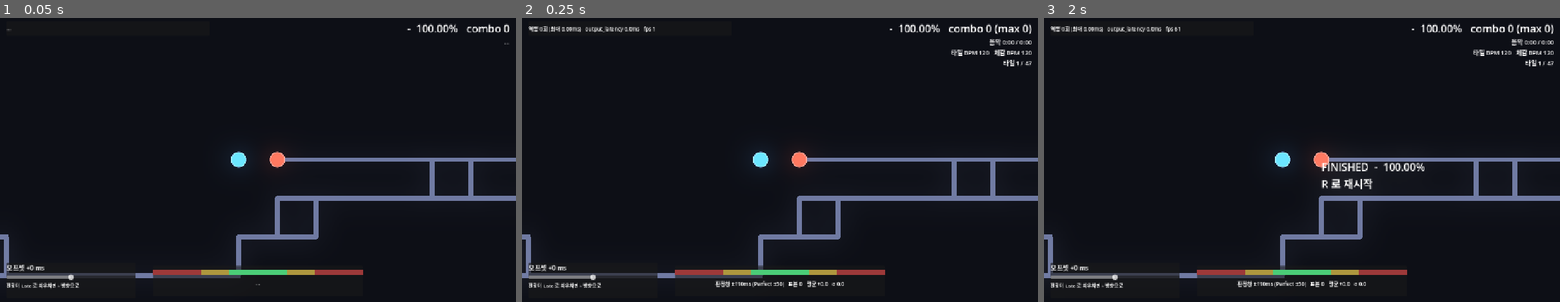
Above: before the commit, frames 1-3 (left to right).
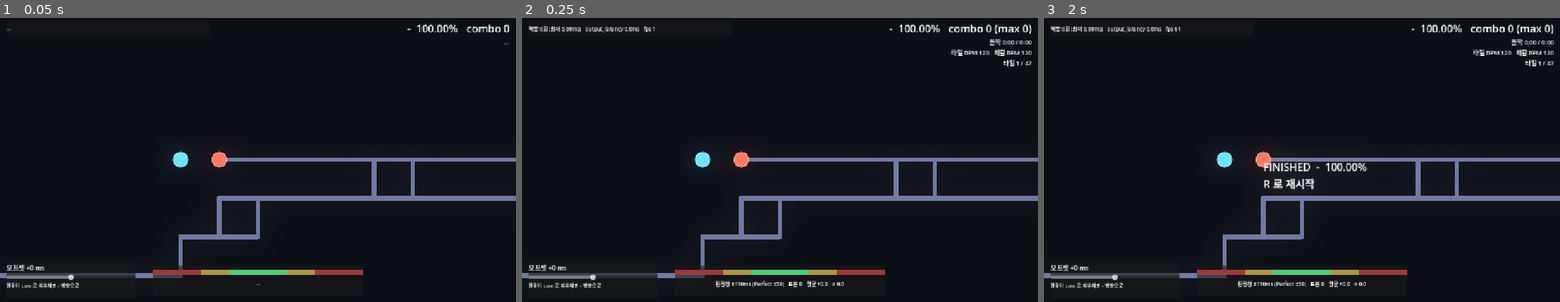
Above: after the commit, the same moments.

Repository: gook-lab/rhythm-godot
Game: Godot game, scene res://scenes/Main.tscn
The game is run twice, just before and just after one commit, with the same random seed, the same clock (stepped at 60 frames per second) and the same inputs. Sound files missing from this copy of the repository are replaced by a short silence.
Inputs:
- Up to frame 1 (0.05 s): no input
- Up to frame 2 (0.25 s): no input
- Up to frame 3 (2 s): tap Enter at 0.5 s; tap R at 0.6, 1.35 s; tap Space at 0.77, 1.52 s

The runs differ from the first frame. In frame 1, 2.6% of the frame differs, in the area x 0-92%, y 46-92%; in frame 2, 2.6%; in frame 3, 3.5%.

Commit message:
fix: 카메라가 위아래로 튀던 것 — 순간 위치 추적 -> 주변 타일 평균 (낭비 8.17x -> 2.65x)
직전 커밋에서 불연속을 잡으려고 두 행성 중점으로 바꿨는데, 중점은 축 주위로
반지름 48px 원을 그린다. 불연속을 없애고 진동을 만들었다.

네 안을 다 재고 골랐다. 지표 둘: 프레임당 이동량(불연속)과
경로 낭비 배수 = 실제 이동거리/순 이동거리(흔들림).

  카메라 타깃          프레임최대   낭비배수   행성거리
  타일 사이 직선 lerp   29.35px     5.86x     147px
  두 행성 중점           5.11px     8.17x      48px   <- 직전 커밋
  축(현재 타일)만       96.00px     6.50x      96px
  주변 타일 평균 ±2      3.09px     2.65x     194px   <- 채택

여기서 드러난 것: 셋 다 낭비배수가 5.9~8.2 였다. 즉 흔들림의 대부분은
카메라 알고리즘이 아니라 경로 자체다. demo 채보에 90도 4연속(사각형)이 두 번,
U턴이 세 번 있어서 길이 진짜로 되돌아온다. 순간 위치를 쫓는 한 뭘 써도 흔들린다.

-> 앞뒤 ±2 타일의 평균을 본다. 사각형 구간이면 사각형 중심에 머문다.
   창이 대칭이라 선행 시야도 자연히 생긴다.
   타일 사이는 u 로 연속 보간해서 타깃이 계단으로 뛰지 않게 했다.
   (보간 안 하면 프레임당 192~384px 점프한다)

창 크기 트레이드오프도 쟀다:
  ±1 -> 4.07x / 162px · ±2 -> 3.32x / 194px · ±3 -> 3.10x / 242px
크게 잡을수록 차분하지만 행성이 화면 중심에서 멀어진다. ±2 채택.

교훈: 지표 하나만 보면 한쪽을 고치면서 다른 쪽을 망친다.
중점은 '프레임당 이동량'만 보면 최고였는데 실제로는 가장 많이 흔들렸다.

회귀 가드: SmokeRunner 가 낭비배수 4.0 초과면 실패시킨다.
안 쓰게 된 PlanetPair.midpoint() 제거.

단위테스트 85/85 · 스모크 PASS (최대 3.55px · 낭비 2.65x)

Diff:
--- a/scripts/Main.gd
+++ b/scripts/Main.gd
@@ -13,6 +13,11 @@
 ##   Miss 는 이벤트가 없는 유일한 판정이라 시간을 감시하는 주체가 따로 있어야 한다.
 
 const TILE_SPACING := 96.0
+
+## 카메라가 평균낼 타일 범위(앞뒤). 크면 차분하지만 행성이 화면 중심에서 멀어진다.
+## 실측(창 / 낭비배수 / 행성까지 최대거리):
+##   ±1 -> 4.07x / 162px · ±2 -> 3.32x / 194px · ±3 -> 3.10x / 242px
+const CAMERA_WINDOW := 2
 
 @export var chart: Chart
 
@@ -89,7 +94,7 @@
 	# 카메라를 시작 위치에 미리 놓고 스무딩 이력을 지운다.
 	# 안 하면 워밍업 동안 (0,0) 에 있다가 warm 되는 첫 프레임에
 	# 미드포인트로 48px(반지름의 절반) 순간이동한다.
-	_camera.position = _planets.midpoint()
+	_camera.position = _camera_target(1, 0.0)
 	_camera.offset = Vector2.ZERO
 	_camera.reset_smoothing()
 	AudioClock.start(chart.audio)
@@ -169,15 +174,40 @@
 	_last_u = u
 	_planets.set_orbit_progress(u)
 
-	# 카메라는 두 행성의 중점을 따라간다. 타일 사이 직선 lerp 는
-	# 타일이 바뀔 때마다 진행 방향이 불연속으로 꺾여서 뚝뚝 끊겨 보인다.
 	# 흔들림은 position 이 아니라 offset 으로 준다 —
 	# position 에 실으면 Camera2D 의 position_smoothing 이 흔들림을 뭉개서
 	# '흔들림'이 아니라 '느린 표류'가 된다.
-	_camera.position = _planets.midpoint()
+	_camera.position = _camera_target(vi, u)
 	_camera.offset = _shake_offset()
 
 	_update_hud(t)
+
+
+## 카메라가 볼 지점.
+##
+## 순간 위치(행성이든 축이든 중점이든)를 쫓으면 경로의 지그재그를 그대로 따라가서
+## 위아래로 튄다. demo 채보만 해도 90도 4연속(사각형)이 두 번, U턴이 세 번 있어서
+## 길이 진짜로 되돌아온다 — 알고리즘을 뭘 쓰든 순간 위치를 쫓으면 흔들린다.
+##
+## 그래서 주변 타일들의 '평균'을 본다. 사각형 구간이면 사각형 중심에 머문다.
+## 창이 대칭이라 앞으로 올 타일도 자연스럽게 반영된다(선행 시야).
+##
+## 실측 경로 낭비 배수(실제 이동거리 / 순 이동거리, 1 이면 곧게 따라감):
+##   두 행성 중점        8.17x   (축 주위로 반지름 48px 원을 그린다)
+##   축(현재 타일)만     6.50x   (타일마다 96px 점프)
+##   타일 사이 직선 lerp 5.86x   (타일 경계에서 방향 불연속)
+##   이 방식 (창 ±2)     3.32x
+func _camera_target(i: int, u: float) -> Vector2:
+	return _track_center(i - 1).lerp(_track_center(i), u)
+
+
+func _track_center(i: int) -> Vector2:
+	var lo := maxi(0, i - CAMERA_WINDOW)
+	var hi := mini(_positions.size() - 1, i + CAMERA_WINDOW)
+	var acc := Vector2.ZERO
+	for k in range(lo, hi + 1):
+		acc += _positions[k]
+	return acc / float(hi - lo + 1)
 
 
 func _shake_offset() -> Vector2:
--- a/scripts/PlanetPair.gd
+++ b/scripts/PlanetPair.gd
@@ -108,19 +108,3 @@
 	await get_tree().process_frame
 	await get_tree().process_frame
 	n.modulate = Color.WHITE
-
-
-## 두 행성의 중점. 카메라가 이걸 따라간다.
-##
-## 왜 타일 lerp 가 아니라 중점인가:
-##   타일 lerp 는 행성이 실제로 그리는 호가 아니라 직선을 따라가고,
-##   타일이 바뀔 때마다 진행 방향이 불연속으로 꺾인다(U턴에선 아예 뒤로 간다).
-##   실측 결과 프레임당 이동량이 중앙값의 13.8배까지 튀었다.
-##
-##   중점은 역할 교체 순간에 '정확히' 연속이다:
-##     교체 직전  pivot=P[i-1], 도는 쪽이 P[i] 에 도착 -> 중점 = (P[i-1]+P[i])/2
-##     교체 직후  pivot=P[i],   도는 쪽이 P[i-1]       -> 중점 = (P[i]+P[i-1])/2
-##   같은 점이다. 위치 점프가 원천적으로 없어진다.
-##   (속도는 첨점이 생기지만 위치 점프보다 훨씬 덜 보이고, 카메라 스무딩이 먹는다.)
-func midpoint() -> Vector2:
-	return (_a.position + _b.position) * 0.5
--- a/tests/SmokeRunner.gd
+++ b/tests/SmokeRunner.gd
@@ -24,6 +24,10 @@
 var _moving := 0
 var _cam_prev := Vector2.INF
 var _cam_steps: Array[float] = []   # 프레임당 카메라 타깃 이동량(px)
+var _cam_path := 0.0                # 카메라가 실제로 지나간 총 거리
+var _cam_first := Vector2.INF
+var _cam_last := Vector2.ZERO
+var _far := 0.0                     # 카메라와 도는 행성 사이 최대 거리
 
 
 func _ready() -> void:
@@ -47,8 +51,17 @@
 	# 카메라 타깃의 프레임간 이동량. 경로가 불연속이면 여기 스파이크가 뜬다.
 	var cam: Vector2 = _main.get_node("World/Camera2D").position
 	if _cam_prev != Vector2.INF:
-		_cam_steps.append(_cam_prev.distance_to(cam))
+		var st := _cam_prev.distance_to(cam)
+		_cam_steps.append(st)
+		_cam_path += st
+	else:
+		_cam_first = cam
 	_cam_prev = cam
+	_cam_last = cam
+	# 액션이 화면 밖으로 나가는지. 카메라가 행성을 놓치면 이 값이 커진다.
+	var pair: Node2D = _main.get_node("World/PlanetPair")
+	_far = maxf(_far, cam.distance_to(pair.get_node("PlanetA").position))
+	_far = maxf(_far, cam.distance_to(pair.get_node("PlanetB").position))
 
 	var u: float = _main.get("_last_u")
 	if u >= 0.999:
@@ -87,8 +100,14 @@
 	var med: float = steps[steps.size() / 2] if steps.size() > 0 else 0.0
 	var mx: float = steps[steps.size() - 1] if steps.size() > 0 else 0.0
 	var p99: float = steps[int(steps.size() * 0.99)] if steps.size() > 0 else 0.0
+	# 경로 낭비 배수 = 실제 지나간 거리 / 순 이동거리.
+	# 1 에 가까우면 곧게 따라간다. 카메라가 원을 그리면 크게 뛴다.
+	var net := _cam_first.distance_to(_cam_last)
+	var waste := _cam_path / maxf(net, 1.0)
 	print("  카메라 프레임이동 중앙 %.2fpx · p99 %.2fpx · 최대 %.2fpx · 튐배수 %.1fx"
 		% [med, p99, mx, mx / maxf(med, 0.001)])
+	print("  카메라 경로 %.0fpx / 순이동 %.0fpx = 낭비 %.2fx · 행성까지 최대 %.0fpx"
+		% [_cam_path, net, waste, _far])
 
 	var pin_pct := 100.0 * _pinned / maxf(float(_pinned + _moving), 1.0)
 	print("  공전 정지 프레임 %.1f%% (%d / %d)" % [pin_pct, _pinned, _pinned + _moving])
@@ -109,6 +128,10 @@
 			% [p99, med]); fails += 1
 	if mx > 20.0:
 		print("  FAIL 카메라가 한 프레임에 %.1fpx 튀었다" % mx); fails += 1
+	# 흔들림. 순간 위치를 쫓으면 경로의 지그재그를 그대로 따라가 5.9~8.2x 가 된다.
+	if waste > 4.0:
+		print("  FAIL 카메라 경로 낭비 %.2fx — 지그재그를 그대로 쫓고 있나?"
+			% waste); fails += 1
 
 	# 렌더 커서를 판정 커서에 묶으면 여기가 20~60% 로 뛴다.
 	if pin_pct > 8.0:
Not shown, changed: README.md
